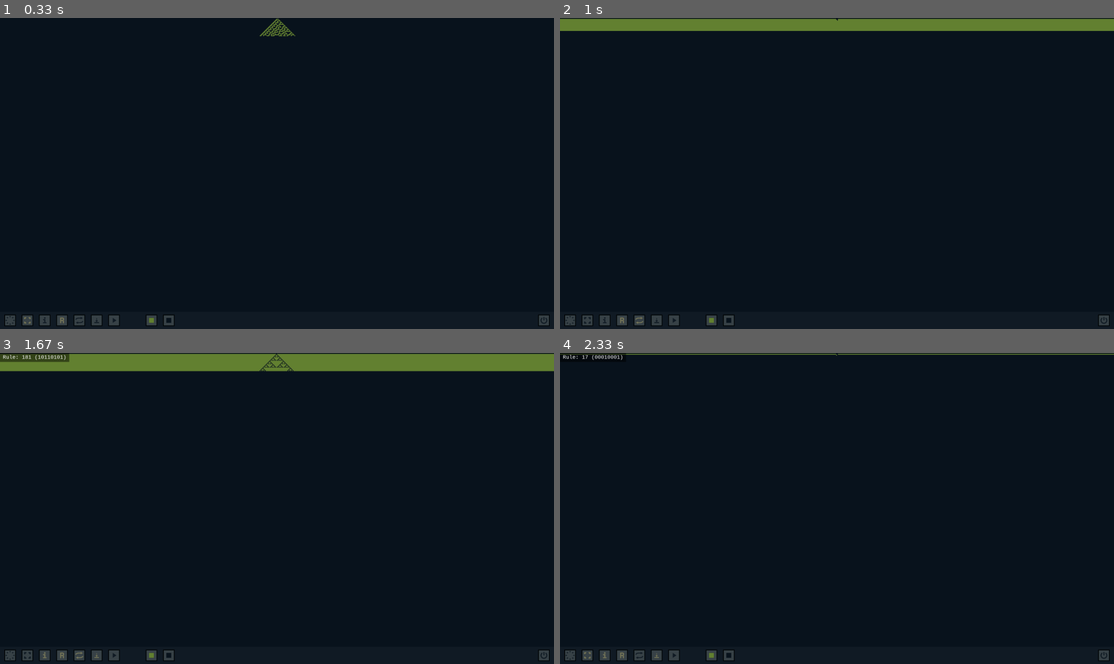
Above: before the commit, frames 1-4 (two rows, left to right).
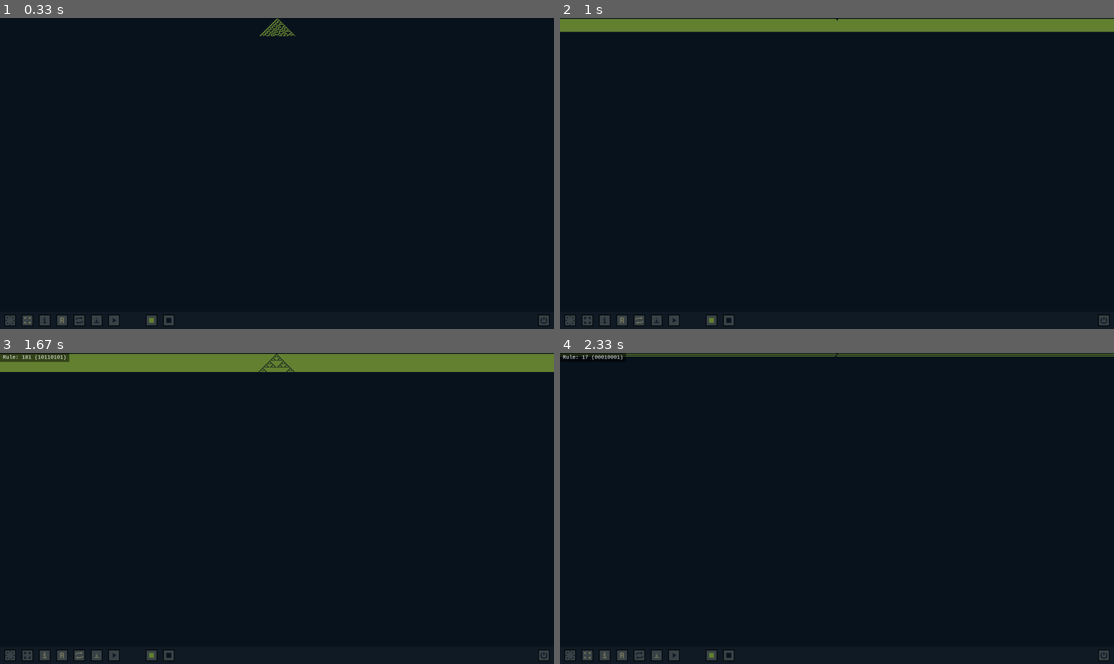
Above: after the commit, the same moments.

Repository: Dyretna/ca_simulator
Game: pygame game, started from run.py
Same seed, same stepped clock (60 frames per second), same inputs: the game is played once before the commit and once after it.
Inputs (mouse positions are in pixels of both pictures, inside the frame that each line leads up to):
- Up to frame 1 (0.33 s): no input
- Up to frame 2 (1 s): tap Space at 0.33, 0.73 s; hold A from 0.67 s (still down); move the mouse to (1014, 164) at 0.7 s; tap F at 0.82 s
- Up to frame 3 (1.67 s): tap Space at 1.03, 1.3 s; release A at 1.2 s; hold S 1.23-1.53 s; move the mouse to (144, 511) at 1.27 s; tap I at 1.38 s; click (105, 583) at 1.62 s
- Up to frame 4 (2.33 s): hold A 1.9-2.3 s; move the mouse to (920, 399) at 1.93 s; tap Space at 1.97, 2.27 s; tap F at 2.05 s

Frame 1 is identical in both runs. In frame 2, 0.4% of the frame differs, in the area x 0-100%, y 4-5%; in frame 3, 0.4%; in frame 4, 0.4%.

Commit message:
Commit: Cleanup, initialization logging, and match/case state machine
- Removed legacy documentation and outdated comments
- Added state transition logging in _set_state for easier debugging
- Added formatted initialization dump of self.config to show startup settings
- Replaced old if/elif chain with match/case for clearer state machine flow

Diff:
--- a/src/ca_simulator/ca_simulator.py
+++ b/src/ca_simulator/ca_simulator.py
@@ -43,24 +43,16 @@
 
 
 class CASimulator:
-    """
-    Main pygame-based runner for the CAEngine.
-    """
-
     def __init__(self):
-        """
-        Parameters
-        ----------
-        config : Config
-            Configuration object providing initial width, height,
-            cell_size, ruleset, and other parameters.
-        """
         pygame.init()
         pygame.display.set_caption("Cellular Automata")
 
         # resolve paths
         self.config = Config()
         self.state = RunState.INITIALIZATION
+        rows = [(f"{k:<8} : {v}") for k, v in self.config.__dict__.items()]
+        rows.insert(0, "INITIALIZATION")
+        print("\n\t- ".join(rows), "\n")
 
         # timing
         self.clock = pygame.time.Clock()
@@ -106,48 +98,49 @@
         self.ui_bar.draw(self.screen)
         pygame.display.flip()
 
-        while self.state != RunState.QUIT:
-            if self.state == RunState.RUNNING:
-                # INPUT
-                for event in pygame.event.get():
-                    self._handle_event(event)
-
-                # SIMULATION always runs unless settings or colorpicker is open
-                if (
-                    not self.settings_screen.is_active()
-                    and not self.colorpicker.is_active()
-                ):
-                    # normal step
-                    cells = self.engine.step()
-                    self._step(cells)
-
-                    # set State to idle
-                    if self.engine.simulation_done(self.config.display.height):
-                        self.idle_end = pygame.time.get_ticks() + self.idle_pause_ms
-                        self._set_state(RunState.IDLE)
-
-            # If Autorun is active, set to reset after short break
-            elif self.state == RunState.IDLE:
-                for event in pygame.event.get():
-                    self._handle_event(event)
-                if self.save_flag:
-                    self._save()
-
-                if pygame.time.get_ticks() >= self.idle_end:
-                    if self.config.general.auto_run:
-                        self._set_state(RunState.RESET)
-
-            elif self.state == RunState.RESET:
-                self._reset_simulation()
-                self._set_state(RunState.RUNNING)
+        while True:
+            for event in pygame.event.get():
+                self._handle_event(event)
+
+            match self.state:
+                case RunState.RUNNING:
+                    # SIMULATION runs unless settings or colorpicker is open
+                    if (
+                        not self.settings_screen.is_active()
+                        and not self.colorpicker.is_active()
+                    ):
+                        # normal step
+                        cells = self.engine.step()
+                        self._step(cells)
+
+                        # set State to idle
+                        if self.engine.simulation_done(self.config.display.height):
+                            self.idle_end = pygame.time.get_ticks() + self.idle_pause_ms
+                            self._set_state(RunState.IDLE)
+
+                case RunState.IDLE:
+                    # If Autorun is active,
+                    # set to reset after short break
+                    if self.save_flag:
+                        self._save()
+
+                    if pygame.time.get_ticks() >= self.idle_end:
+                        if self.config.general.auto_run:
+                            self._set_state(RunState.RESET)
+
+                case RunState.RESET:
+                    self._reset_simulation()
+                    self._set_state(RunState.RUNNING)
+
+                case RunState.QUIT:
+                    print("Exiting...")
+                    pygame.quit()
+                    return
 
             # always draw UI and tick
             self._draw_ui_frame()
             self.clock.tick(self.fps)
 
-        print("Exiting...")
-        pygame.quit()
-
     def play(self):
         """Plays next or resets the simulation"""
         self._set_state(RunState.RESET)
@@ -159,9 +152,7 @@
     # --- Settings ---
 
     def update_settings(self) -> None:
-        """
-        Rebuild engine and surfaces after settings change.
-        """
+        """Rebuild engine and surfaces after settings change."""
         self.engine = CAEngine(
             width=self.config.display.width,
             cell_size=self.config.engine.cell_size,
@@ -273,6 +264,7 @@
         """
         Handle a single pygame event.
 
+        Route to active modal view. If no view is active, route to UIbar.
         Global events (QUIT, keyboard shortcuts) are handled directly.
         """
         if event.type == pygame.QUIT:
@@ -291,6 +283,7 @@
             return
 
     def _set_state(self, state: RunState):
+        print(f"Transitioning from {self.state.name} to {state.name}..")
         self.state = state
 
     def _initialize_pygame(self) -> None:
